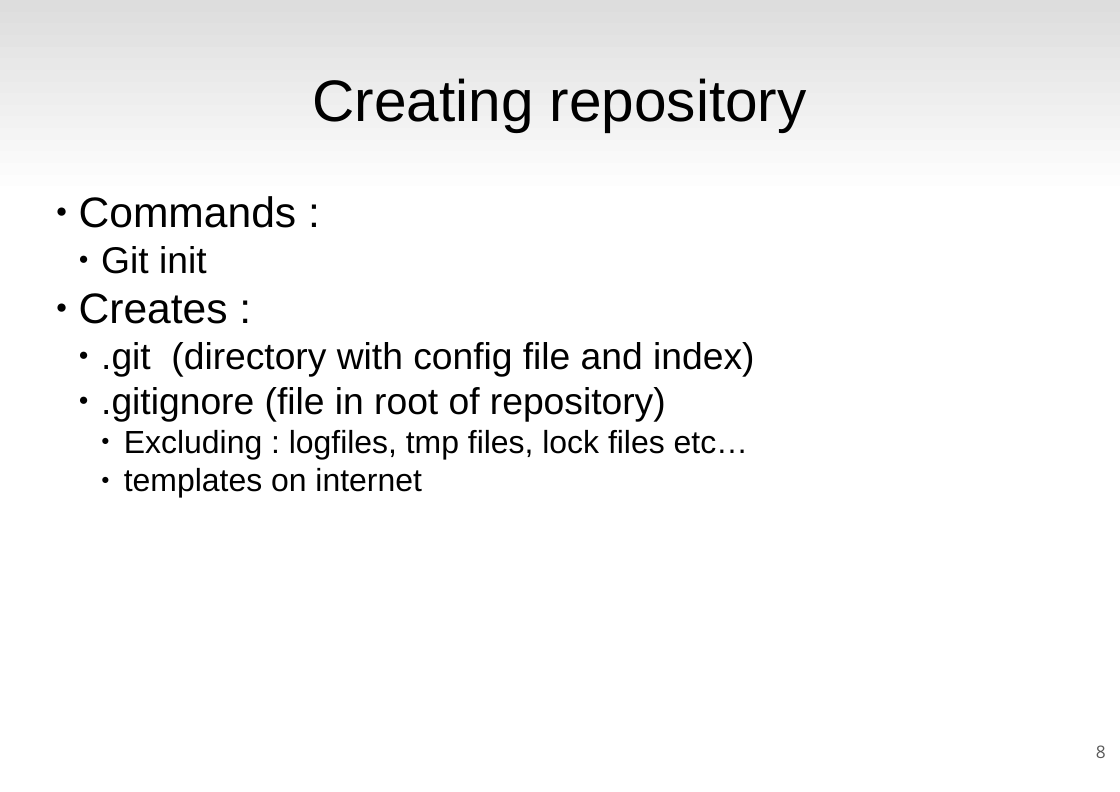
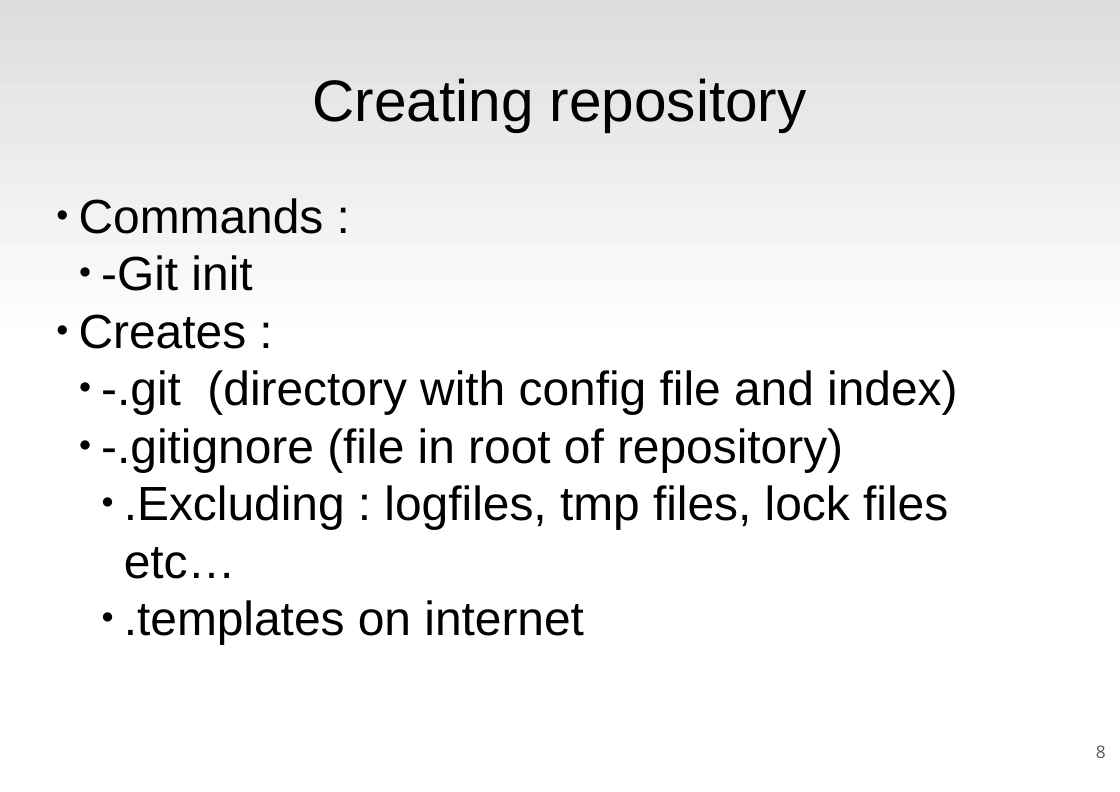
Before and after one commit to rickvek/Workshop-GIT, a slide deck: slide 8 of Git-Workshop.odp. Drawn at 1120x792 pixels with LibreOffice and Linux fonts; fonts in the diff are those of the drawing. Boxes give left, top, right and bottom in pixels: in the first picture for what was removed or moved away, otherwise in the second. Text is boxed around its words. In the diff, an @@ line names an element or a change of style, - is before the commit and + after.

```diff
--- a/Git-Workshop.odp
+++ b/Git-Workshop.odp
@@ text at [79, 198, 324, 349]: size 32 to 36 pt in "Commands :", "Creates :" @@
@@ text at [101, 255, 252, 291]: text changed; size 28 to 36 pt @@
-  ● Git init
+  ● -Git init
@@ text at [101, 370, 957, 644]: text changed; size 28 to 36 pt @@
-  ● .git (directory with config file and index)
-  ● .gitignore (file in root of repository)
-    ● Excluding : logfiles, tmp files, lock files etc…
-    ● templates on internet
+  ● -.git (directory with config file and index)
+  ● -.gitignore (file in root of repository)
+    ● .Excluding : logfiles, tmp files, lock files etc…
+    ● .templates on internet
```
Also in this commit, not shown: 9 other slides changed, 1 other file.
